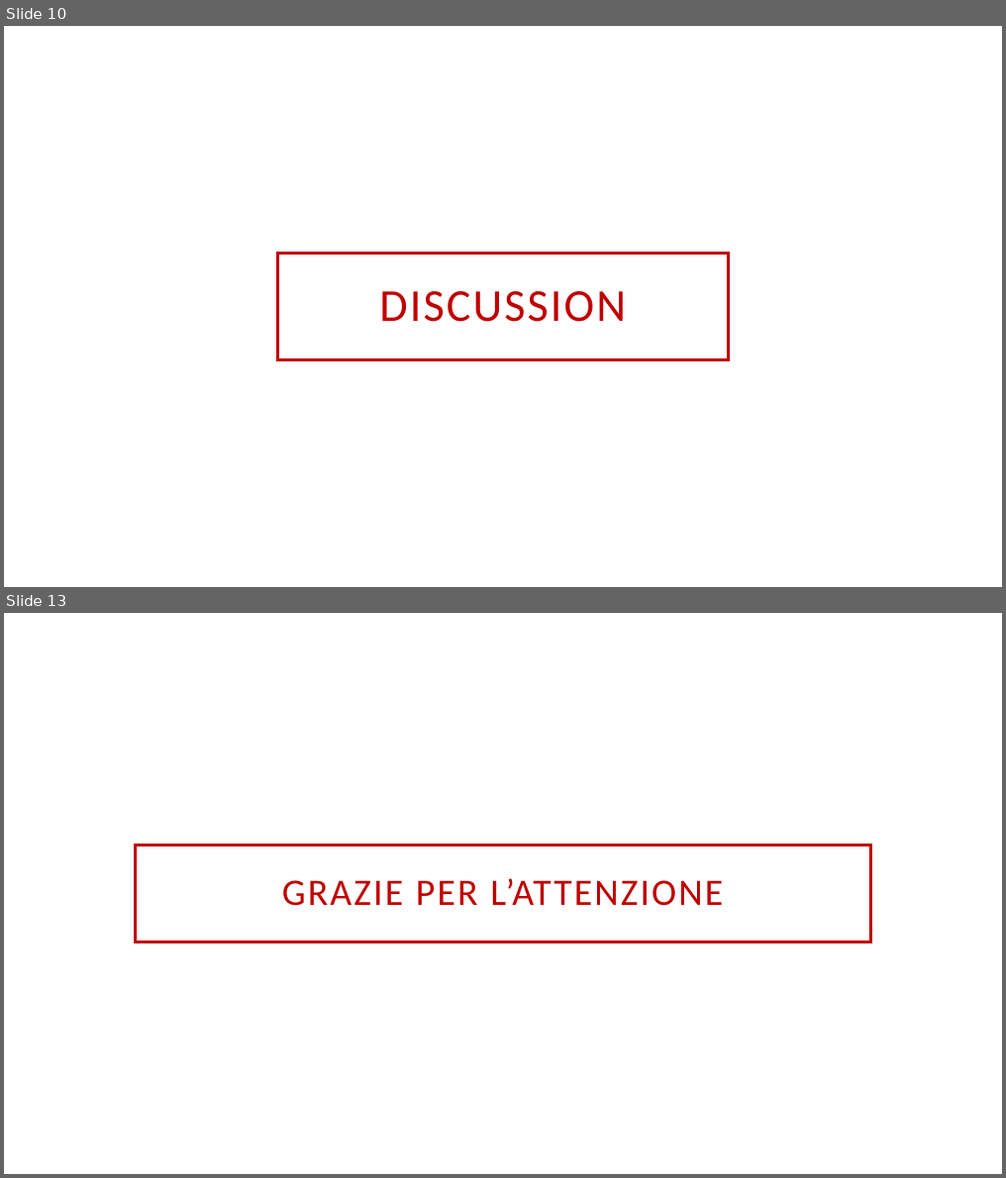
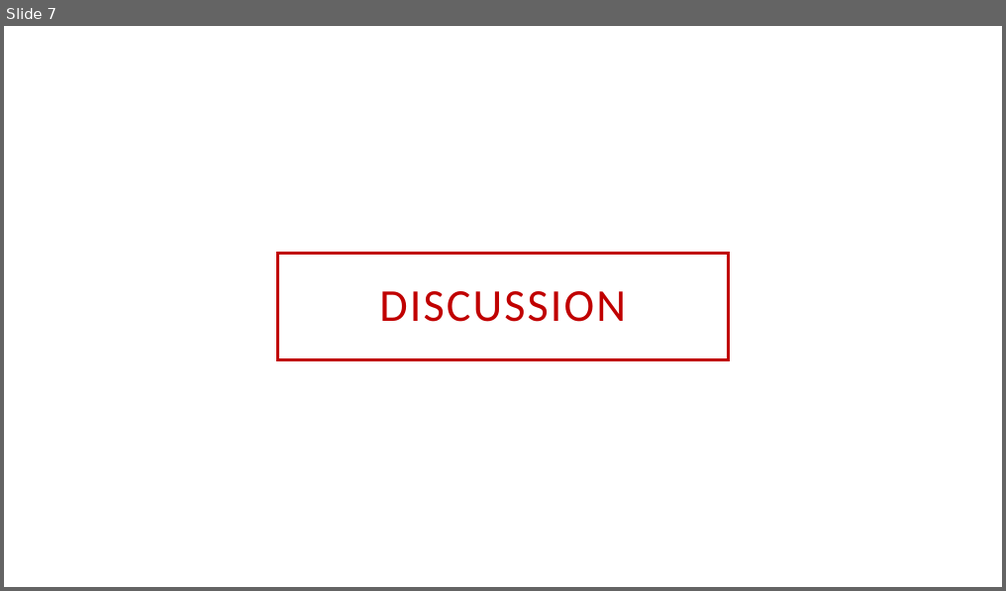
Before and after one commit to NoemiMzz/LabDataAnalysis, a slide deck: Group2_presentation.pptx. Shown one above the other, each under a label of ours: slides 10 and 13 before the commit, slide 7 after it; the slides between them are not shown. The pictures are 1006x1178 and 1006x591 pixels, drawn with LibreOffice and Linux fonts; fonts in the diff are those of the drawing; background and template pictures are left out. Boxes give left, top, right and bottom in pixels: in the first picture for what was removed or moved away, otherwise in the second. Text is boxed around its words. In the diff, an @@ line names an element or a change of style, - is before the commit and + after.

```diff
--- a/Group2_presentation.pptx
+++ b/Group2_presentation.pptx
@@ slide 13 removed at [4, 613, 1002, 1174], background picture (left out) @@
@@ title removed at [135, 845, 871, 943] @@
-GRAZIE PER L’ATTENZIONE
@@ what was slide 10 is now slide 7 @@
```
Also in this commit, not shown: 5 slides changed, 7 slides added, 4 other slides removed, 1 other file.
